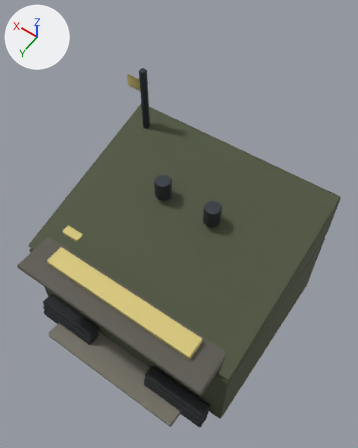
An edit to the glTF model assets/models/barracks.glb, drawn before and after from the same camera.
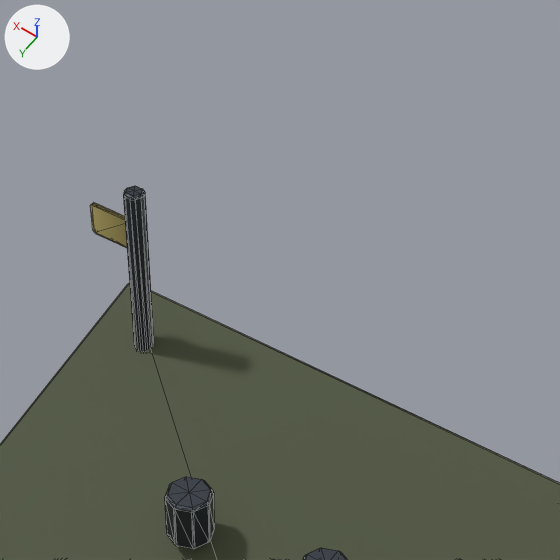
Old and new are each drawn whole from a 50 mm lens placed at (-4.37, 5.8, 12.83), pointed at (-0.13, -0.13, 3.51) and again close up on the part from 26% to 83% of the width and 0% to 46% of the height. Arrows for +X, +Y and +Z are at upper left; the lights stay in place. The older version's two pictures come first. The close-ups show mesh edges as thin lines. Vertices at exactly the same position are counted once.

The first close-up shows 'Body'.
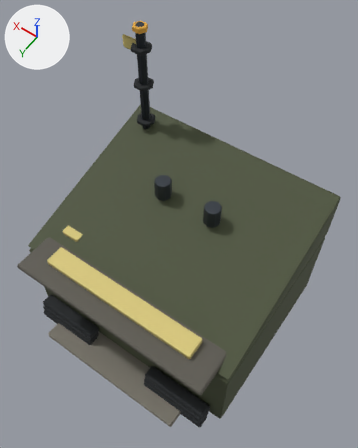
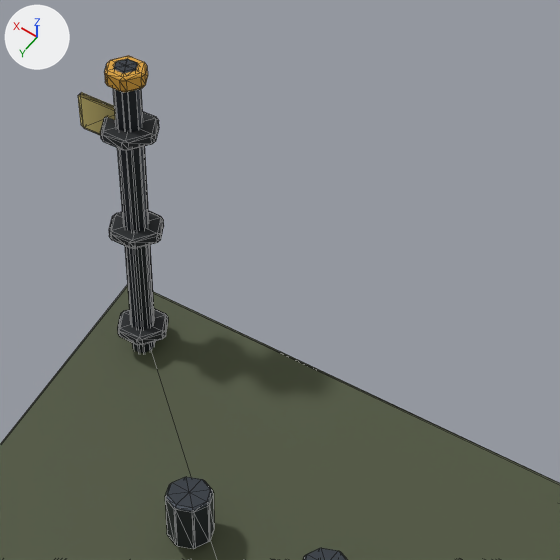
The change, as a list of edits to the scene's bpy script:
```text
Add mat_amber:
    mat_amber = bpy.data.materials.new('Amber')
    # nodes: BsdfPrincipled, Mix, OutputMaterial, VertexColor
    # colours: orange #e0a63c, mixed with the vertex colours
Change me_body:
    used by ob_body; location = (0.0, 0.0, 0.0)
    remove me_body.from_pydata(...)  # 644 vertices, 1212 faces; spans x -3.0..3.0, y -2.7..2.98, z 0.0..5.6
    add me_body.from_pydata(...)  # 796 vertices, 1500 faces; spans x -3.0..3.0, y -2.7..2.98, z 0.0..6.8
    me_body part 1: the loose piece of 38 vertices spanning x 2.3..2.5, y -2.26..-2.06, z 2.2..5.6 is scaled about its middle by (1.21, 1.21, 1.24), then moved by (0.0, 0.0, 0.8)
    me_body part 2: a new loose piece of 38 vertices spanning x 2.14..2.66, y -2.4..-1.92, z 4.03..4.11, in mat_dark
    me_body part 3: a new loose piece of 38 vertices spanning x 2.14..2.66, y -2.4..-1.92, z 5.16..5.25, in mat_dark
    me_body part 4: a new loose piece of 38 vertices spanning x 2.14..2.66, y -2.4..-1.92, z 6.17..6.26, in mat_dark
    me_body part 5: a new loose piece of 38 vertices spanning x 2.22..2.58, y -2.33..-1.99, z 6.65..6.79, in mat_amber
    me_body part 6: a new loose piece of 24 vertices spanning x 2.45..2.95, y -2.18..-2.14, z 6.03..6.37, in mat_faction
    me_body part 7: the loose piece of 24 vertices spanning x 2.43..2.93, y -2.18..-2.14, z 4.93..5.27 is deleted
    me_body part 8: 352 kept faces spanning x -3.0..3.0, y -2.7..2.98, z 0.0..4.03 get new vertex colours
    other edits to the shape of me_body do not show in these pictures
    add me_body.materials.append(mat_amber)
```

Location of each change, (x1, y1, x2, y2) in pixels of the close-ups (560 x 560 px; the box of a moved part takes in the faces that stretch with it):
'Body', reshaped: before (0, 186, 560, 560); after (0, 56, 560, 560)
part 1 of me_body, moved or reshaped: before (123, 186, 154, 351); after (113, 59, 155, 353)
part 2 of me_body, added: after (117, 308, 168, 345)
part 3 of me_body, added: after (109, 211, 164, 249)
part 4 of me_body, added: after (100, 112, 159, 150)
part 5 of me_body, added: after (104, 56, 148, 93)
part 6 of me_body, added: after (78, 92, 115, 136)
part 7 of me_body, deleted: before (90, 202, 127, 248)
part 8 of me_body, edited (looks the same): (0, 284, 560, 560) in both
